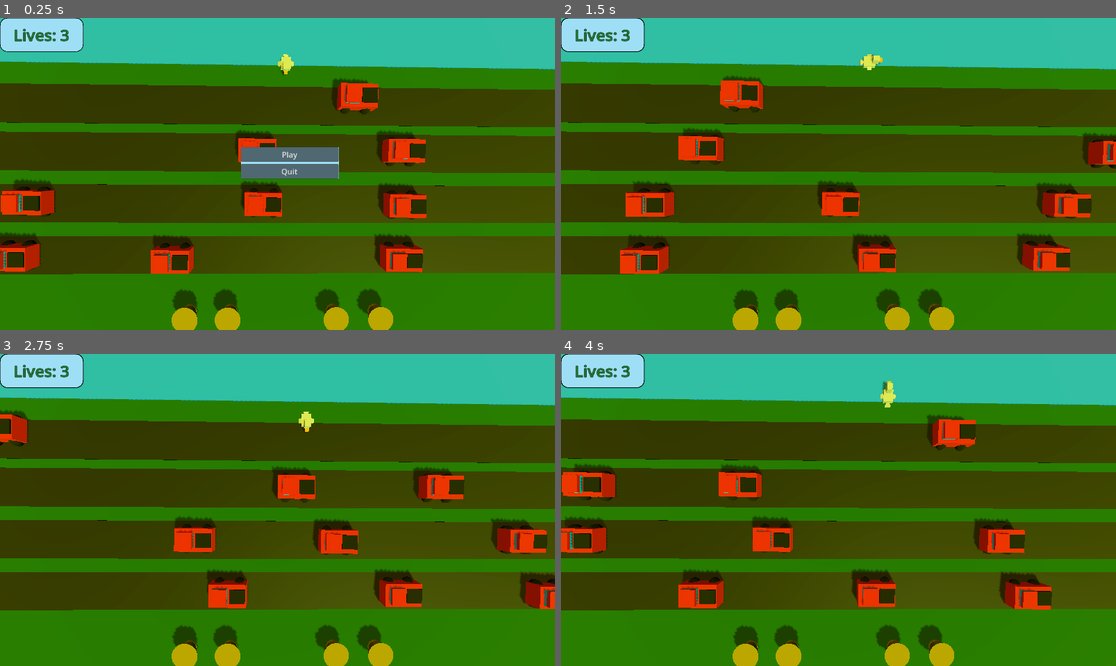
Above: before the commit, frames 1-4 (two rows, left to right).
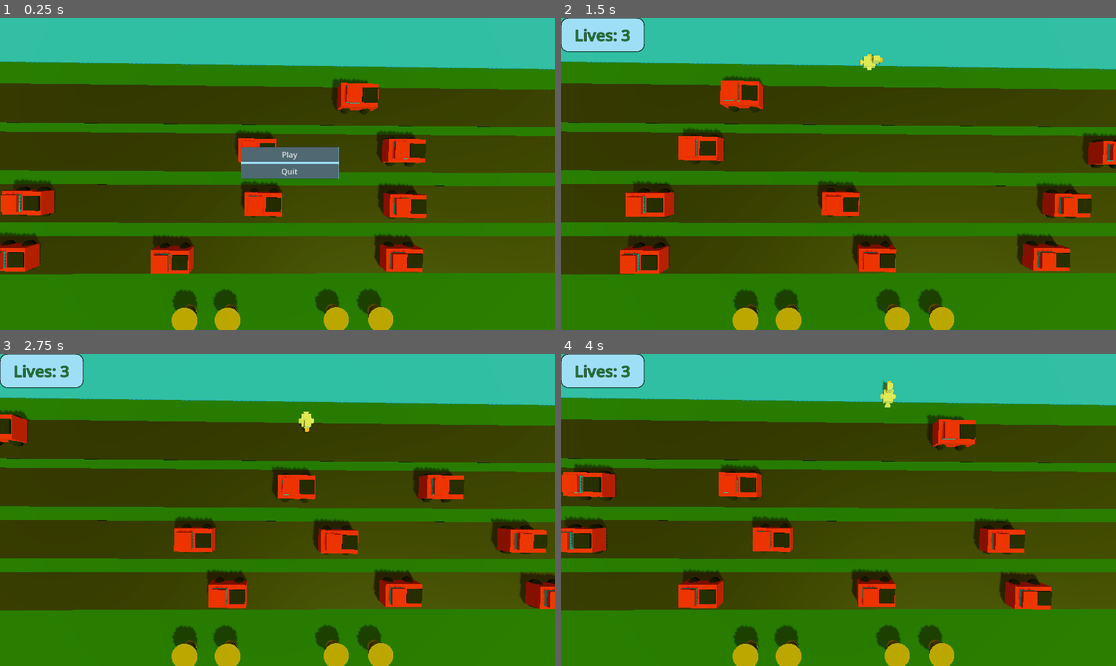
Above: after the commit, the same moments.

Repository: PushingPolygons/dangerxing-PCCDanny
Game: Godot game, scene res://Main/Main.tscn
Same seed, same stepped clock (60 frames per second), same inputs: the game is played once before the commit and once after it.
Inputs:
- Up to frame 1 (0.25 s): no input
- Up to frame 2 (1.5 s): click "Play" at 0.5 s; hold D (move_right) from 1.28 s (still down)
- Up to frame 3 (2.75 s): release D (move_right) at 2.03 s; hold S (move_down) from 2.03 s (still down)
- Up to frame 4 (4 s): release S (move_down) at 2.78 s; hold D (move_right) 2.78-3.53 s; hold W (move_up) from 3.53 s (still down)

The runs differ from the first frame. In frame 1, 1.7% of the frame differs, in the area x 0-53%, y 0-19%; in frame 2, less than 0.1%; in frame 3, less than 0.1%; in frame 4, less than 0.1%.

Commit message:
Fixed Main chicky having a life
game runs smoothly

Diff:
--- a/Code/Main/Main.tscn
+++ b/Code/Main/Main.tscn
@@ -1,7 +1,6 @@
-[gd_scene load_steps=13 format=3 uid="uid://cg04rlbhnkept"]
+[gd_scene load_steps=12 format=3 uid="uid://cg04rlbhnkept"]
 
 [ext_resource type="Script" path="res://Main/Main.gd" id="1"]
-[ext_resource type="PackedScene" uid="uid://dph23bwxy023t" path="res://Player/Player.tscn" id="2_v8quc"]
 [ext_resource type="PackedScene" uid="uid://6e2f0n6njwu5" path="res://Terrain/River.tscn" id="4_3n5fr"]
 [ext_resource type="PackedScene" uid="uid://buwoxjby6e1tt" path="res://Vehicle/Vehicle.tscn" id="4_bruup"]
 [ext_resource type="PackedScene" uid="uid://b3kt5miwigm0h" path="res://Roost/Roost.tscn" id="5_qjt6c"]
@@ -34,9 +33,6 @@
 [node name="Main" type="Node"]
 script = ExtResource("1")
 
-[node name="Player" parent="." instance=ExtResource("2_v8quc")]
-transform = Transform3D(0.999979, 0, -0.00644022, 0, 1, 0, 0.00644022, 0, 0.999979, 0, 0, -7.759)
-
 [node name="WorldEnvironment" type="WorldEnvironment" parent="."]
 environment = SubResource("Environment_4ewo3")
 
@@ -56,6 +52,7 @@
 transform = Transform3D(1.4, 0, 0.00244346, 0, 1.4, 0, -0.00244346, 0, 1.4, 0, 0, 0)
 
 [node name="Ground" type="MeshInstance3D" parent="Terrain"]
+transform = Transform3D(1, 0, 0, 0, 1, 0, 0, 0, 1, 0, 0, 0)
 material_override = SubResource("StandardMaterial3D_psy32")
 mesh = SubResource("PlaneMesh_lig6h")
 
